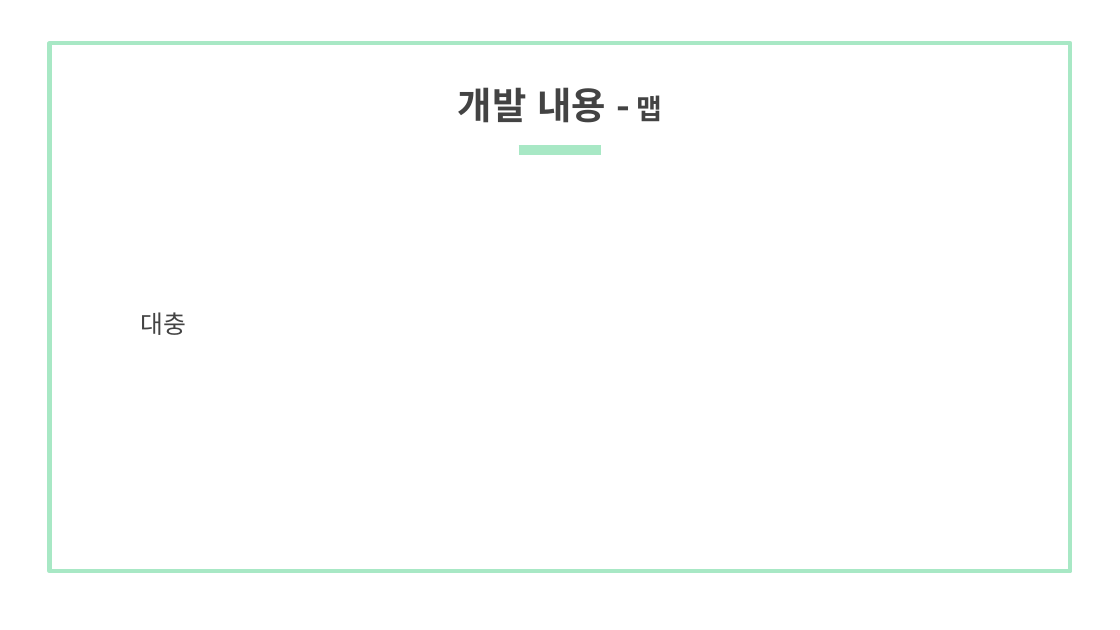
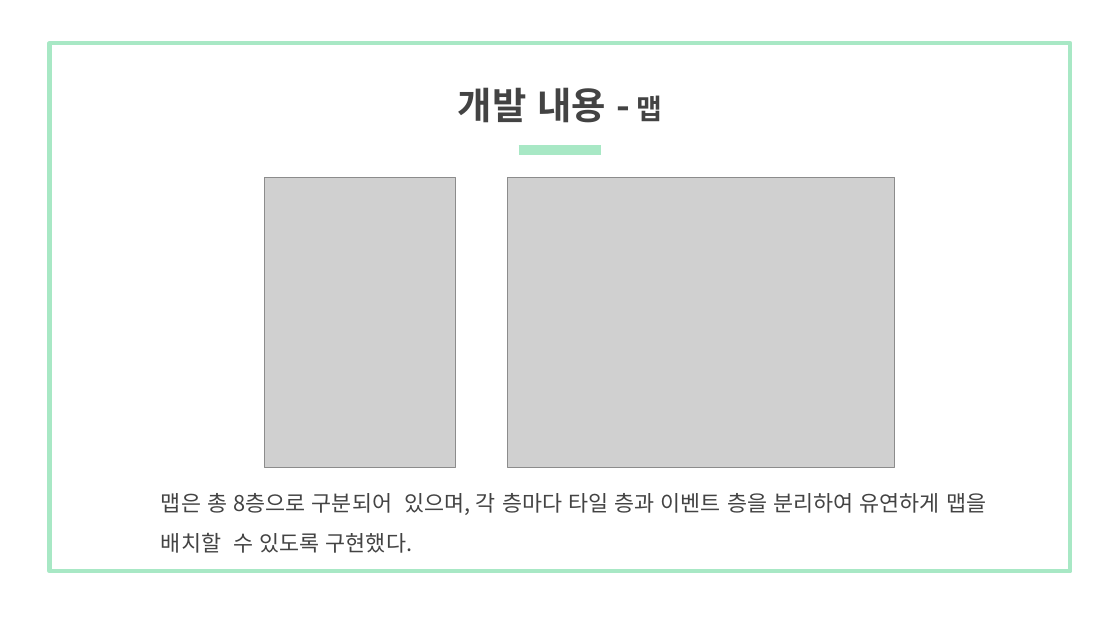
Before and after one commit to kookmin-sw/capstone-2020-10, a slide deck: slide 7 of doc/최종발표 자료/마이 리틀 팜 최종 발표 자료.pptx (slide 6 before the commit). Drawn at 1120x630 pixels with LibreOffice and Linux fonts; fonts in the diff are those of the drawing; grey boxes stand for pictures. Boxes give left, top, right and bottom in pixels: in the first picture for what was removed or moved away, otherwise in the second. Text is boxed around its words. In the diff, an @@ line names an element or a change of style, - is before the commit and + after.

```diff
--- a/doc/최종발표 자료/마이 리틀 팜 최종 발표 자료.pptx
+++ b/doc/최종발표 자료/마이 리틀 팜 최종 발표 자료.pptx
@@ picture added at (264,177,456,467) @@
@@ picture added at (507,177,895,467) @@
@@ text removed at (141,312,187,335) @@
-대충
@@ text added at (161,493,986,553), 14 pt, text #434343 @@
+맵은 총 8층으로 구분되어 있으며, 각 층마다 타일 층과 이벤트 층을 분리하여 유연하게 맵을 배치할 수 있도록 구현했다.
```
Also in this commit, not shown: 5 other slides changed, 3 slides added, 3 slides removed, 1 other file.
